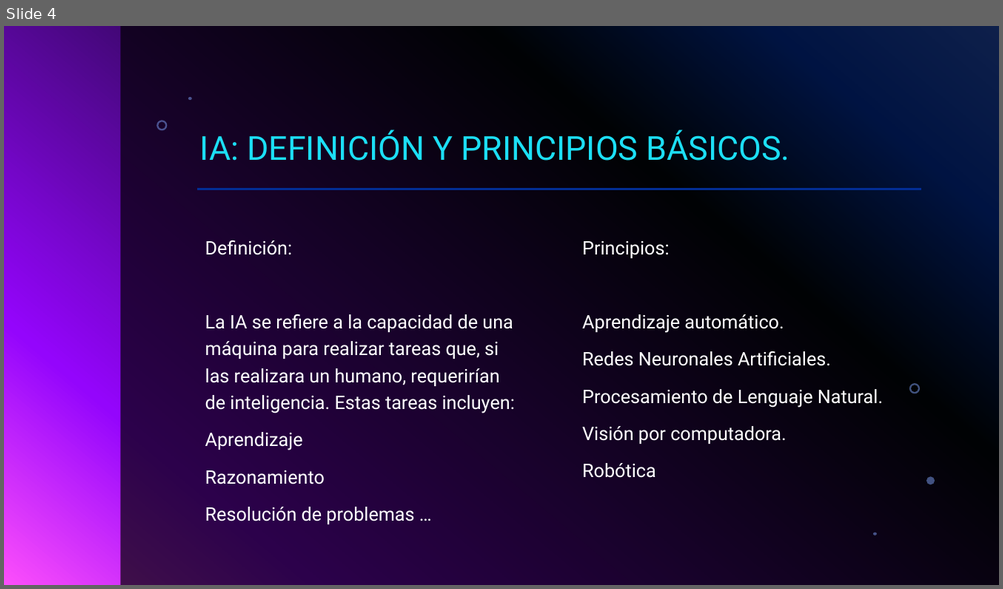
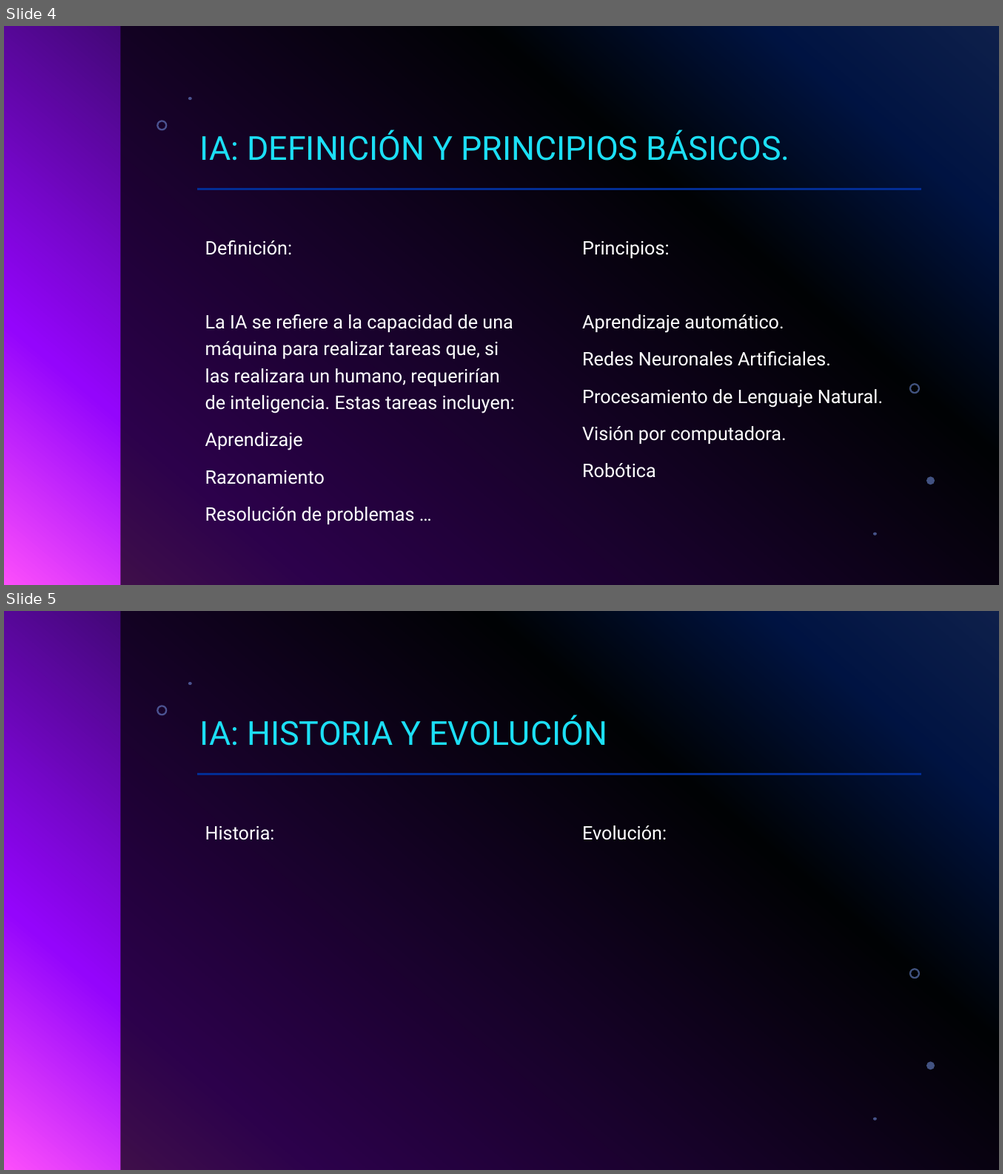
Before and after one commit to agarper2311/IES-Ntra-Sra-De-Los-Remedios, a slide deck: Digitalización/Tema 2/Tarea 2.1. Explorando las Técnologías Habilitadoras Digitales.pptx. Shown one above the other, each under a label of ours: slide 4 before the commit, slides 4 and 5 after it. The pictures are 1003x589 and 1003x1174 pixels, drawn with LibreOffice and Linux fonts; fonts in the diff are those of the drawing; background and template pictures are left out. Boxes give left, top, right and bottom in pixels: in the first picture for what was removed or moved away, otherwise in the second. Text is boxed around its words. In the diff, an @@ line names an element or a change of style, - is before the commit and + after.

```diff
--- a/Digitalización/Tema 2/Tarea 2.1. Explorando las Técnologías Habilitadoras Digitales.pptx
+++ b/Digitalización/Tema 2/Tarea 2.1. Explorando las Técnologías Habilitadoras Digitales.pptx
@@ slide 5 added at (x1=4, y1=611, x2=999, y2=1170), background gradient #316CFC to #0343DF to #02090E to #9405FC to #FC4EFB; not listed: 7 template elements that a slide beside it also shows @@
@@ title added at (x1=200, y1=715, x2=607, y2=746), 32 pt, text #1CDFF5 @@
+IA: HISTORIA Y EVOLUCIÓN
@@ text added at (x1=205, y1=826, x2=275, y2=840), 18 pt, text #FFFFFF @@
+Historia:
@@ text added at (x1=582, y1=826, x2=666, y2=840), 18 pt, text #FFFFFF @@
+Evolución:
```
Also in this commit, not shown: 5 other slides added.
